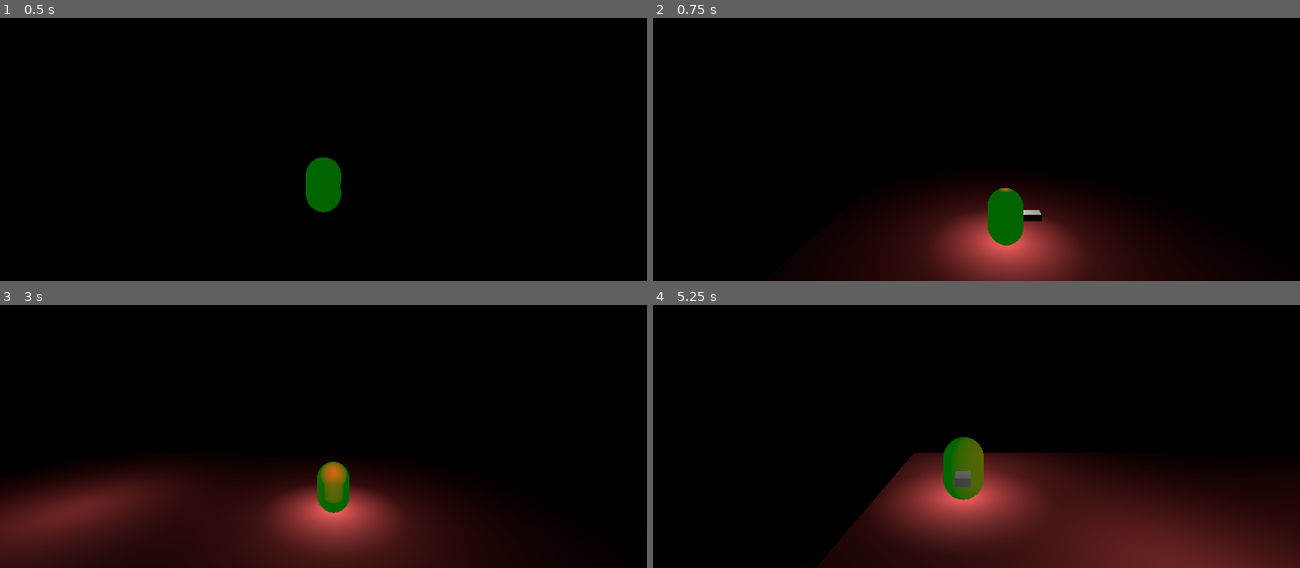
Above: before the commit, frames 1-4 (two rows, left to right).
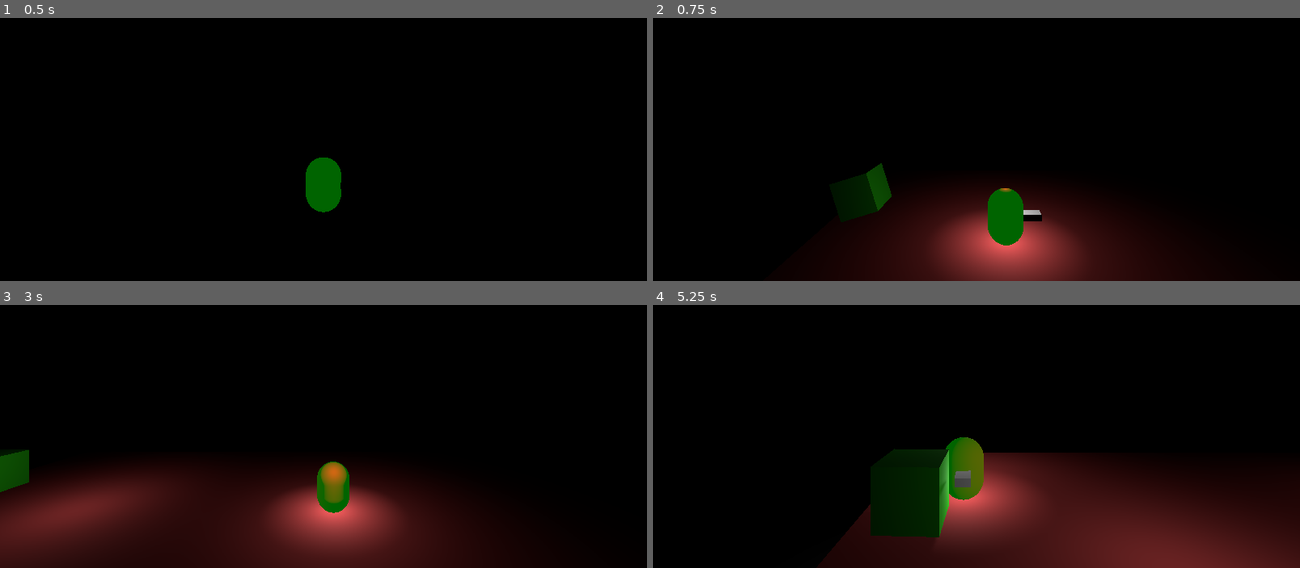
Above: after the commit, the same moments.

Repository: PJaramilloV/Proyecto-Sentidos
Game: Godot game, scene res://demo/Demo.tscn
Two runs of this game, one before a commit and one after it. Both use one fixed random seed, a clock stepped at 60 frames per second and the inputs below.
Inputs:
- Up to frame 1 (0.5 s): no input
- Up to frame 2 (0.75 s): hold D (right) from 0.53 s (still down); tap F (grab) at 0.6 s
- Up to frame 3 (3 s): tap Space (jump) at 0.77, 1.52 s; release D (right) at 1.28 s; hold S (back) 1.28-2.03 s; tap Ctrl (crouch) at 1.35 s; tap F (grab) at 1.55, 2.1, 2.85 s; hold D (right) 2.03-2.78 s; hold W (forward) from 2.78 s (still down)
- Up to frame 4 (5.25 s): tap Space (jump) at 3.02, 3.77, 4.52 s; release W (forward) at 3.53 s; hold Ctrl (crouch) 3.53-4.28 s; hold A (left) 3.53-5.03 s; tap F (grab) at 3.8, 4.35, 5.1 s; hold S (back) from 5.03 s (still down)

Frame 1 is identical in both runs. In frame 2, 0.9% of the frame differs, in the area x 29-37%, y 55-77%; in frame 3, 0.6%; in frame 4, 3.5%, in the area x 33-46%, y 54-89%.

Commit message:
tomar objetos volumen
se cambió el raycast por un volumen para tomar objetos, con su .txt

Diff:
--- a/demo/Demo.tscn
+++ b/demo/Demo.tscn
@@ -18,6 +18,8 @@
 emission_energy = 0.13
 emission_operator = 0
 emission_on_uv2 = false
+
+[sub_resource type="SphereShape" id=19]
 
 [sub_resource type="CylinderShape" id=14]
 margin = 0.01
@@ -79,15 +81,16 @@
 height = 2.04248
 depth = 0.690716
 
-[node name="RayCast" type="RayCast" parent="Boricchan/capsula"]
-transform = Transform( 5.1, 1.49012e-07, -3.13314e-16, 1.74679e-14, -2.19781e-07, 4.93, 2.98023e-07, -5.028, -2.15497e-07, 1.801, -0.029, -1.533 )
-enabled = true
-exclude_parent = false
-cast_to = Vector3( 0, -0.568, 0 )
-collision_mask = 2
-
 [node name="HoldPosition" type="Spatial" parent="Boricchan/capsula"]
 transform = Transform( 5, 0, 0, 0, -2.18557e-07, 5, 0, -5, -2.18557e-07, 2.299, 0.004, -0.438 )
+
+[node name="area_grab" type="Area" parent="Boricchan"]
+collision_layer = 8
+collision_mask = 8
+
+[node name="CollisionPolygon" type="CollisionShape" parent="Boricchan/area_grab"]
+transform = Transform( 0.5, 0, 0, 0, 0.294, 0, 0, 0, 0.5, 0, 0.483, 0 )
+shape = SubResource( 19 )
 
 [node name="piso" type="StaticBody" parent="."]
 transform = Transform( 10, 0, 0, 0, 1, 0, 0, 0, 10, 0, 0, 0 )
@@ -133,17 +136,17 @@
 volume_db = -0.5
 script = ExtResource( 3 )
 
-[node name="RigidBody" type="RigidBody" parent="."]
-transform = Transform( 0.3, 0, 0, 0, 0.3, 0, 0, 0, 0.1, 0, 0, 0 )
-collision_layer = 2
-collision_mask = 2
+[node name="objeto" type="RigidBody" parent="."]
+transform = Transform( 0.5, 0, 0, 0, 0.5, 0, 0, 0, 0.5, 1, 4, 0 )
+collision_layer = 10
+collision_mask = 10
 
-[node name="MeshInstance" type="MeshInstance" parent="RigidBody"]
+[node name="MeshInstance" type="MeshInstance" parent="objeto"]
 transform = Transform( 0.5, 0, 0, 0, 0.5, 0, 0, 0, 0.5, 0, 0, 0 )
 mesh = SubResource( 16 )
 material/0 = SubResource( 18 )
 
-[node name="CollisionShape" type="CollisionShape" parent="RigidBody"]
+[node name="CollisionShape" type="CollisionShape" parent="objeto"]
 transform = Transform( 0.5, 0, 0, 0, 0.5, 0, 0, 0, 0.5, 0, 0, 0 )
 shape = SubResource( 17 )
 
--- a/scripts/Boricchan.gd
+++ b/scripts/Boricchan.gd
@@ -9,14 +9,19 @@
 var _snap_vector := Vector3.DOWN
 var _timer := 0.0
 var held_object: Object
+var objeto_recuperado_area: Object
+
+
+
 
 onready var _model: Spatial = $capsula
 onready var _light: Spatial = $PlayerLight
-onready var _raycast := get_node("capsula/RayCast")
+onready var area_grab = $area_grab
 onready var _hold_position := get_node("capsula/HoldPosition")
 
+func _physics_process(delta):
 
-func _physics_process(delta):
+
 	var move_direction := Vector3.ZERO
 	move_direction.x = Input.get_action_strength("right") - Input.get_action_strength("left")
 	move_direction.z = Input.get_action_strength("back") - Input.get_action_strength("forward")
@@ -42,23 +47,27 @@
 		var look_direction = Vector2(_velocity.x, _velocity.z)
 		_model.rotation.y = -look_direction.angle()
 
+	#### Tomar objetos ####
+	if Input.is_action_just_pressed("grab"):
+		if held_object: #solo entra si ya se tiene el objeto tomado
+			held_object.mode = RigidBody.MODE_RIGID
+			#held_object.collision_mask = 4
+			held_object.collision_mask=2
 
-	if Input.is_action_just_pressed("grab"):
+			held_object =  null
+		else:
+			#se pasa inmediatamente acá si se apreta la F y no se tiene un objeto tomado
 
-		if held_object:
-			held_object.mode = RigidBody.MODE_RIGID
-			held_object.collision_mask = 2
-			held_object =  null
+			if objeto_recuperado_area: #se pasa acá si es que el area colisiona y guarda el body con el que choca
 
-		else:
-			if _raycast.get_collider():
-				held_object = _raycast.get_collider()
+				held_object = objeto_recuperado_area
 				held_object.mode = RigidBody.MODE_KINEMATIC
 				held_object.collision_mask=0
-
-
+	#se pasa acá  cuando se toma un objeto, justo despues de entrar al tomado
 	if held_object:
 		held_object.global_transform.origin = _hold_position.global_transform.origin
+	#### Fin tomar objetos ####
+
 
 	if get_slide_count() != 0:
 		var col = get_slide_collision(0)
@@ -67,7 +76,7 @@
 			var position = _light.to_global(_light.translation)
 			# position.y += 0.1
 			light.translate(position)
-			print(position)
+			#print(position)
 			get_parent().add_child(light)
 			_timer = 0.0
 
@@ -82,9 +91,14 @@
 
 # Called when the node enters the scene tree for the first time.
 func _ready():
-	pass # Replace with function body.
+	area_grab.connect("body_entered",self,"_on_area_grab_entered")
+	area_grab.connect("body_exited",self,"_on_area_grab_exited")
+
+func _on_area_grab_entered(body: Node):
+	print("colisioné con un objeto tomable")
+	objeto_recuperado_area=body
 
 
-# Called every frame. 'delta' is the elapsed time since the previous frame.
-#func _process(delta):
-#	pass
+func _on_area_grab_exited(body: Node):
+	print("salí del área")
+	objeto_recuperado_area=null
Not shown: 1 places in demo/Demo.tscn that only renumber resources
Not shown, added: docs/recoger_objetos.txt
